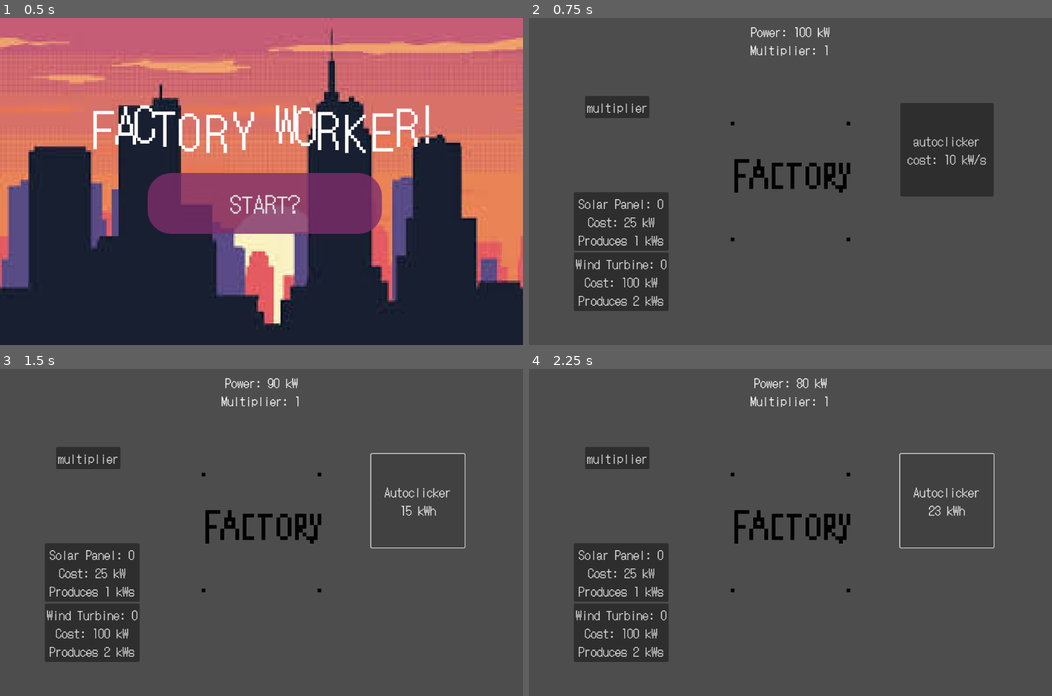
Above: before the commit, frames 1-4 (two rows, left to right).
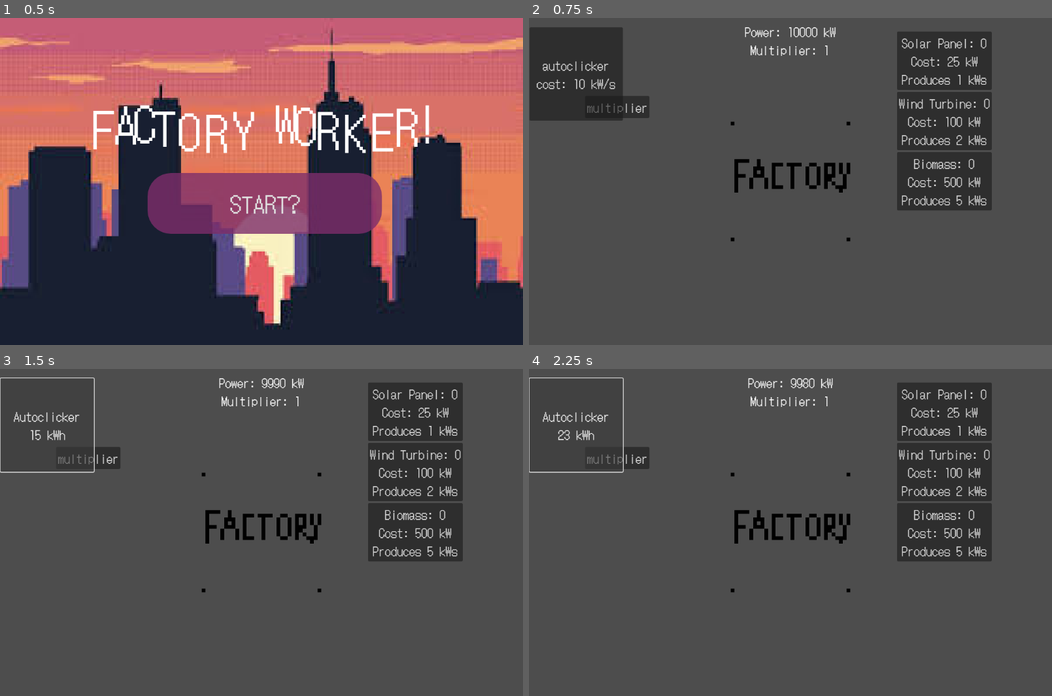
Above: after the commit, the same moments.

Repository: chu0029/SusGame
Game: Godot game, scene res://scenes/menu_start.tscn
Same seed, same stepped clock (60 frames per second), same inputs: the game is played once before the commit and once after it.
Inputs:
- Up to frame 1 (0.5 s): no input
- Up to frame 2 (0.75 s): click "START?" at 0.5 s
- Up to frame 3 (1.5 s): click "autoclicker cost: 10 kW/s" at 1.25 s
- Up to frame 4 (2.25 s): click "Autoclicker 15 kWh" at 2 s

Frame 1 is identical in both runs. In frame 2, 16% of the frame differs, in the area x 0-89%, y 2-90%; in frame 3, 12%; in frame 4, 12%.

Commit message:
added biomass

Diff:
--- a/scenes/gametest.tscn
+++ b/scenes/gametest.tscn
@@ -6,7 +6,7 @@
 [ext_resource type="Theme" uid="uid://yfe8see4c3cw" path="res://gametest.tres" id="3_34im5"]
 [ext_resource type="AudioStream" uid="uid://bou11k5vvk7ai" path="res://e_s015.ogg" id="5_1dvly"]
 
-[node name="Control" type="Control" node_paths=PackedStringArray("counter", "multipcounter", "timer", "soundfactory", "soundupgrade", "autoclicker", "solarpanel", "windturbine")]
+[node name="Control" type="Control" node_paths=PackedStringArray("counter", "multipcounter", "timer", "soundfactory", "soundupgrade", "autoclicker", "solarpanel", "windturbine", "biomass")]
 layout_mode = 3
 anchors_preset = 15
 anchor_right = 1.0
@@ -20,8 +20,9 @@
 soundfactory = NodePath("factory/soundfactory")
 soundupgrade = NodePath("soundupgrade")
 autoclicker = NodePath("autoclicker")
-solarpanel = NodePath("Container/HBoxContainer/VBoxContainer/solarpanel")
-windturbine = NodePath("Container/HBoxContainer/VBoxContainer/windturbine")
+solarpanel = NodePath("ScrollContainer/HBoxContainer/VBoxContainer/solarpanel")
+windturbine = NodePath("ScrollContainer/HBoxContainer/VBoxContainer/windturbine")
+biomass = NodePath("ScrollContainer/HBoxContainer/VBoxContainer/biomass")
 
 [node name="Timer" type="Timer" parent="."]
 
@@ -82,10 +83,10 @@
 [node name="autoclicker" type="Button" parent="."]
 custom_minimum_size = Vector2(200, 200)
 layout_mode = 0
-offset_left = 795.0
-offset_top = 182.0
-offset_right = 894.0
-offset_bottom = 213.0
+offset_left = 1.0
+offset_top = 20.0
+offset_right = 201.0
+offset_bottom = 220.0
 theme = ExtResource("3_34im5")
 text = "autoclicker
 cost: 10 kW/s"
@@ -93,40 +94,48 @@
 [node name="soundupgrade" type="AudioStreamPlayer" parent="."]
 stream = ExtResource("5_1dvly")
 
-[node name="Container" type="ScrollContainer" parent="."]
+[node name="ScrollContainer" type="ScrollContainer" parent="."]
 custom_minimum_size = Vector2(100, 100)
 layout_mode = 1
 anchors_preset = -1
 anchor_right = 0.04
 anchor_bottom = 0.124
-offset_left = 96.0
-offset_top = 373.0
-offset_right = 497.2
-offset_bottom = 722.2
+offset_left = 788.0
+offset_top = 29.0
+offset_right = 1189.2
+offset_bottom = 378.2
 
-[node name="HBoxContainer" type="HBoxContainer" parent="Container"]
+[node name="HBoxContainer" type="HBoxContainer" parent="ScrollContainer"]
 layout_mode = 2
 
-[node name="VBoxContainer" type="VBoxContainer" parent="Container/HBoxContainer"]
+[node name="VBoxContainer" type="VBoxContainer" parent="ScrollContainer/HBoxContainer"]
 layout_mode = 2
 
-[node name="solarpanel" type="Button" parent="Container/HBoxContainer/VBoxContainer"]
+[node name="solarpanel" type="Button" parent="ScrollContainer/HBoxContainer/VBoxContainer"]
 layout_mode = 2
 theme = ExtResource("3_34im5")
 text = "Solar Panel: 0
 Cost: 25 kW
 Produces 1 kWs"
 
-[node name="windturbine" type="Button" parent="Container/HBoxContainer/VBoxContainer"]
+[node name="windturbine" type="Button" parent="ScrollContainer/HBoxContainer/VBoxContainer"]
 layout_mode = 2
 theme = ExtResource("3_34im5")
 text = "Wind Turbine: 0
 Cost: 100 kW
 Produces 2 kWs"
 
+[node name="biomass" type="Button" parent="ScrollContainer/HBoxContainer/VBoxContainer"]
+layout_mode = 2
+theme = ExtResource("3_34im5")
+text = "Biomass: 0
+Cost: 500 kW
+Produces 5 kWs"
+
 [connection signal="timeout" from="Timer" to="." method="_on_timer_timeout"]
 [connection signal="pressed" from="factory" to="." method="_on_factory_pressed"]
 [connection signal="pressed" from="multiplier" to="." method="_on_multiplier_pressed"]
 [connection signal="pressed" from="autoclicker" to="." method="_on_autoclicker_pressed"]
-[connection signal="pressed" from="Container/HBoxContainer/VBoxContainer/solarpanel" to="." method="_on_solarpanel_pressed"]
-[connection signal="pressed" from="Container/HBoxContainer/VBoxContainer/windturbine" to="." method="_on_windturbine_pressed"]
+[connection signal="pressed" from="ScrollContainer/HBoxContainer/VBoxContainer/solarpanel" to="." method="_on_solarpanel_pressed"]
+[connection signal="pressed" from="ScrollContainer/HBoxContainer/VBoxContainer/windturbine" to="." method="_on_windturbine_pressed"]
+[connection signal="pressed" from="ScrollContainer/HBoxContainer/VBoxContainer/biomass" to="." method="_on_biomass_pressed"]
--- a/scripts/gametest.gd
+++ b/scripts/gametest.gd
@@ -8,8 +8,10 @@
 @export var autoclicker: Button
 @export var solarpanel: Button
 @export var windturbine: Button
+@export var biomass: Button
+@export var geothermalplant: Button
 
-var power: int = 100
+var power: int = 10000
 var multiplier : int = 1
 var automult : int = 0
 
@@ -17,6 +19,8 @@
 
 var solarpanelcount : int = 0
 var windturbinecount : int = 0
+var biomasscount : int = 0
+var geothermalplantcount : int = 0
 
 # Called when the node enters the scene tree for the first time.
 func _ready() -> void:
@@ -36,6 +40,7 @@
 	power += 1 * automult
 	power += 1 * solarpanelcount
 	power += 2 * windturbinecount
+	power += 5 * biomasscount
 
 func _on_factory_pressed() -> void:
 	CreatePower()
@@ -73,3 +78,15 @@
 		power -= 100
 		windturbine.text = 'Wind Turbine: %s \n Cost: 100 kW \n Produces 2 kW/s' %windturbinecount
 		soundupgrade.play()
+
+func _on_biomass_pressed() -> void:
+	if power >= 500:
+		timer.start()
+		biomasscount += 1
+		power -= 500
+		biomass.text = 'Biomass Boiler: %s \n Cost: 500 kW \n Produces 3 kW/s' %biomasscount
+		soundupgrade.play()
+
+
+func _on_geothermalplant_pressed() -> void:
+	pass # Replace with function body.
